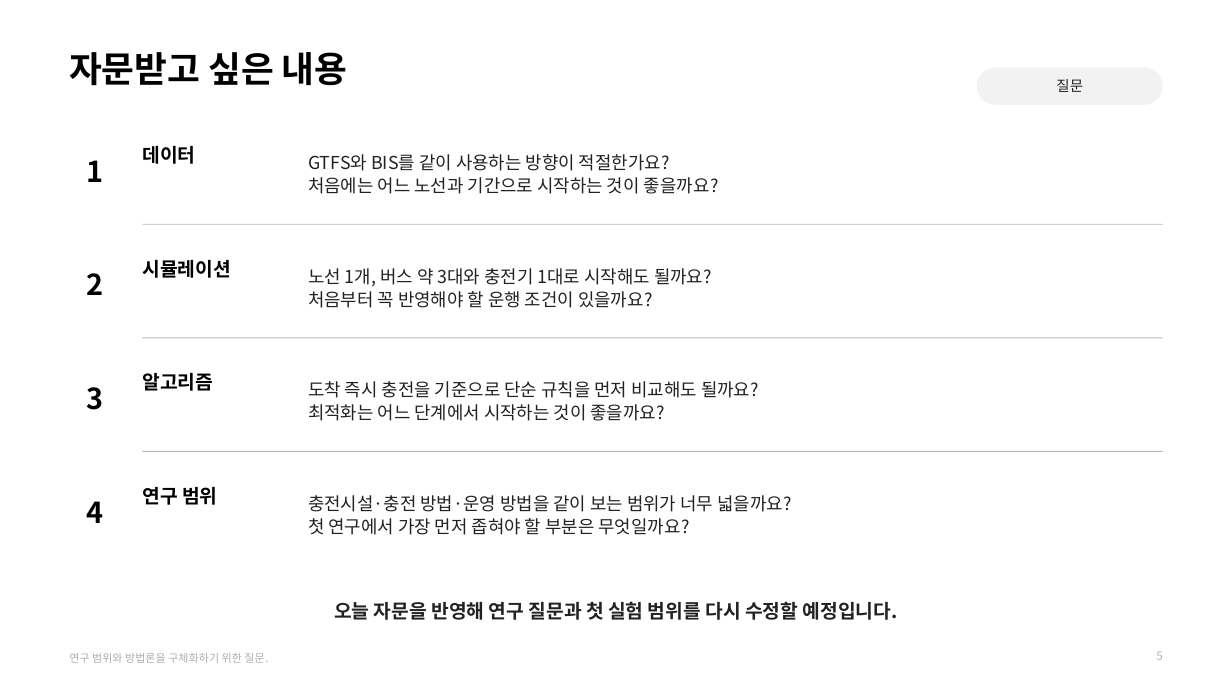
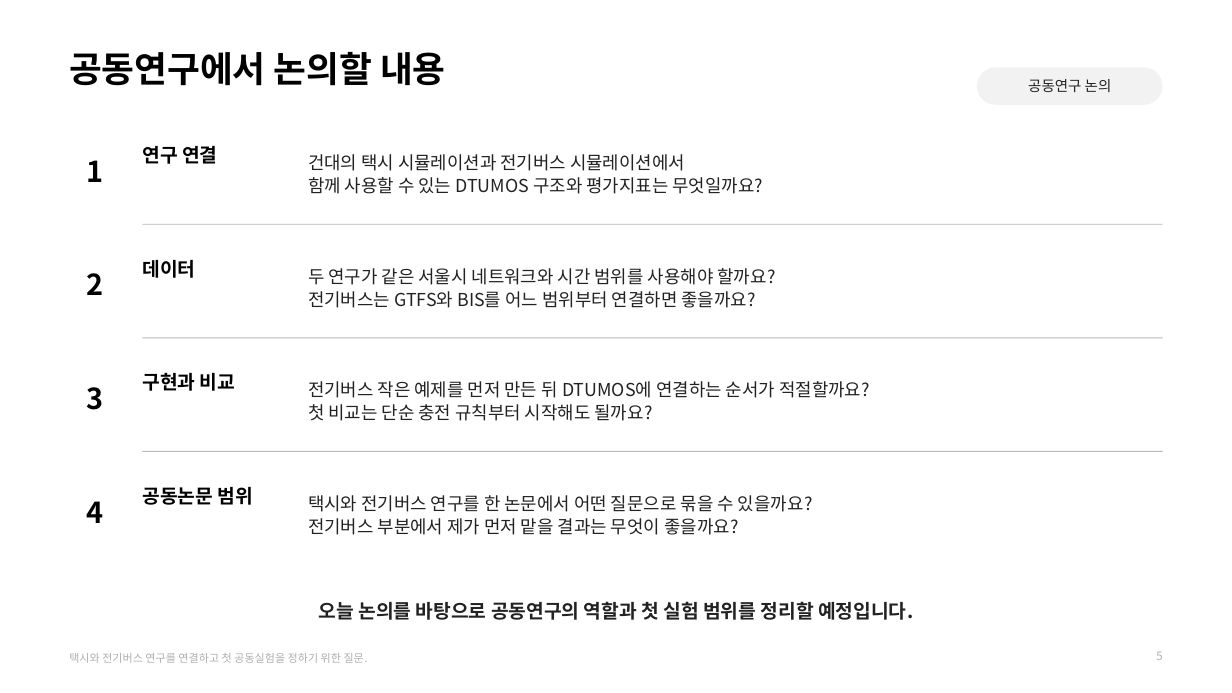
Before and after one commit to jujuwon7/presentation, a slide deck: slide 5 of 전기버스_충전운영_건국대미팅_2026-10-08.pptx. Drawn at 1232x693 pixels with LibreOffice and Linux fonts; fonts in the diff are those of the drawing. Boxes give left, top, right and bottom in pixels: in the first picture for what was removed or moved away, otherwise in the second. Text is boxed around its words. In the diff, an @@ line names an element or a change of style, - is before the commit and + after.

Commit message:
건국대 공동연구 논의용 발표자료와 대본 수정

```diff
--- a/전기버스_충전운영_건국대미팅_2026-10-08.pptx
+++ b/전기버스_충전운영_건국대미팅_2026-10-08.pptx
@@ text at (x1=69, y1=52, x2=446, y2=86): text changed @@
-자문받고 싶은 내용
+공동연구에서 논의할 내용
@@ text in rounded rectangle at (x1=1028, y1=79, x2=1112, y2=92): text changed @@
-질문
+공동연구 논의
@@ text at (x1=142, y1=146, x2=217, y2=164): text changed @@
-데이터
+연구 연결
@@ text at (x1=308, y1=154, x2=764, y2=194): text changed @@
-GTFS와 BIS를 같이 사용하는 방향이 적절한가요?
-처음에는 어느 노선과 기간으로 시작하는 것이 좋을까요?
+건대의 택시 시뮬레이션과 전기버스 시뮬레이션에서
+함께 사용할 수 있는 DTUMOS 구조와 평가지표는 무엇일까요?
@@ text at (x1=142, y1=260, x2=195, y2=278): text changed @@
-시뮬레이션
+데이터
@@ text at (x1=308, y1=268, x2=775, y2=308): text changed @@
-노선 1개, 버스 약 3대와 충전기 1대로 시작해도 될까요?
-처음부터 꼭 반영해야 할 운행 조건이 있을까요?
+두 연구가 같은 서울시 네트워크와 시간 범위를 사용해야 할까요?
+전기버스는 GTFS와 BIS를 어느 범위부터 연결하면 좋을까요?
@@ text at (x1=142, y1=373, x2=235, y2=391): text changed @@
-알고리즘
+구현과 비교
@@ text at (x1=308, y1=381, x2=870, y2=421): text changed @@
-도착 즉시 충전을 기준으로 단순 규칙을 먼저 비교해도 될까요?
-최적화는 어느 단계에서 시작하는 것이 좋을까요?
+전기버스 작은 예제를 먼저 만든 뒤 DTUMOS에 연결하는 순서가 적절할까요?
+첫 비교는 단순 충전 규칙부터 시작해도 될까요?
@@ text at (x1=142, y1=487, x2=253, y2=505): text changed @@
-연구 범위
+공동논문 범위
@@ text at (x1=308, y1=495, x2=813, y2=535): text changed @@
-충전시설·충전 방법·운영 방법을 같이 보는 범위가 너무 넓을까요?
-첫 연구에서 가장 먼저 좁혀야 할 부분은 무엇일까요?
+택시와 전기버스 연구를 한 논문에서 어떤 질문으로 묶을 수 있을까요?
+전기버스 부분에서 제가 먼저 맡을 결과는 무엇이 좋을까요?
@@ text at (x1=319, y1=601, x2=913, y2=620): text changed @@
-오늘 자문을 반영해 연구 질문과 첫 실험 범위를 다시 수정할 예정입니다.
+오늘 논의를 바탕으로 공동연구의 역할과 첫 실험 범위를 정리할 예정입니다.
@@ text at (x1=69, y1=653, x2=368, y2=663): text changed @@
-연구 범위와 방법론을 구체화하기 위한 질문.
+택시와 전기버스 연구를 연결하고 첫 공동실험을 정하기 위한 질문.
```
Also in this commit, not shown: 2 other slides changed, 1 other file.
